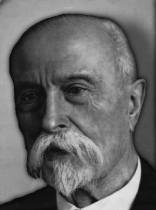
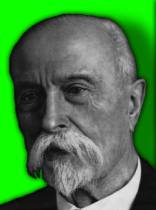
The second (156, 210) image is a revision of the first. Changes to its layers:
showed "Layer 8", painted on it over [0, 0, 156, 205]
